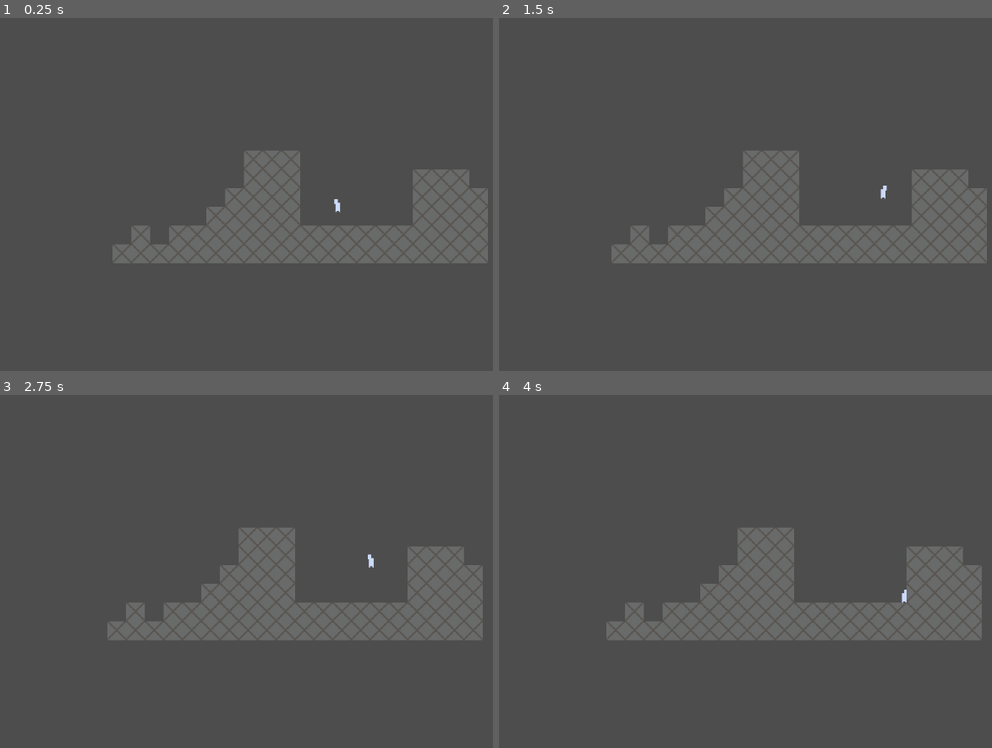
Above: before the commit, frames 1-4 (two rows, left to right).
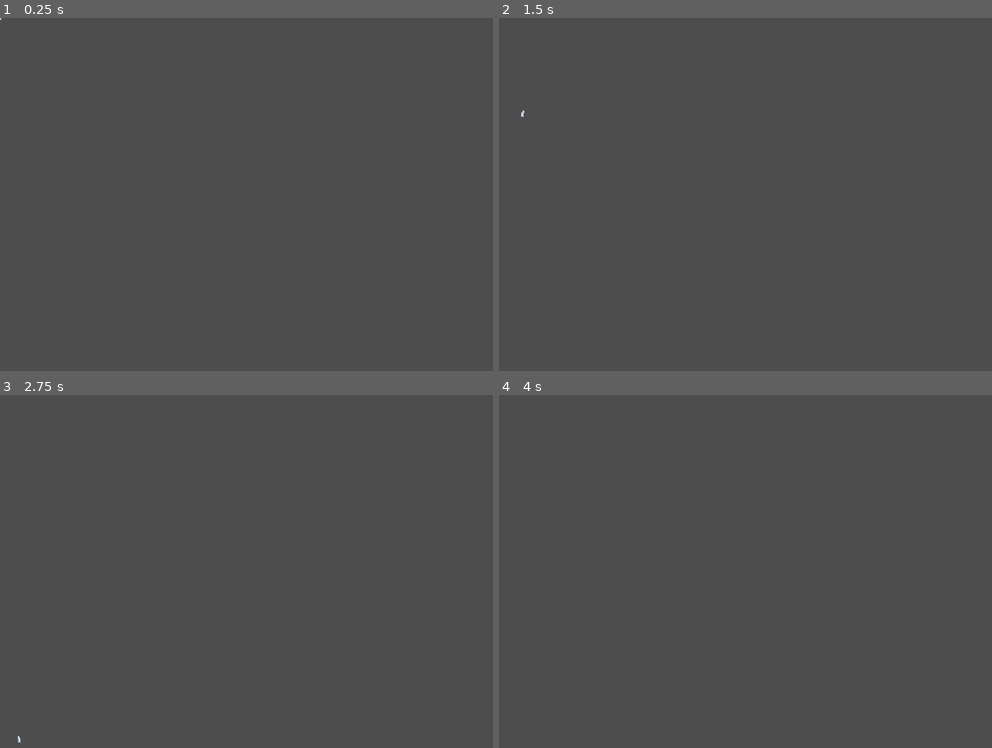
Above: after the commit, the same moments.

Repository: asdwhalo/1-gunprojesi
Game: Godot game, scene res://state_machine/demo.tscn
The game is run twice, just before and just after one commit, with the same random seed, the same clock (stepped at 60 frames per second) and the same inputs. Before the commit the project starts from res://gün1/basic2dsidescroltemplate/game.tscn.
Inputs:
- Up to frame 1 (0.25 s): no input
- Up to frame 2 (1.5 s): tap Enter at 0.5 s; hold Space (accept) 0.53-1.28 s; hold D (right) from 0.53 s (still down); tap W (up) at 0.77, 0.8, 1.07, 1.35 s
- Up to frame 3 (2.75 s): tap W (up) at 1.52, 1.82, 2.3 s; tap Space (accept) at 1.55 s; release D (right) at 2.03 s; hold A (left) from 2.03 s (still down); hold Space (accept) from 2.03 s (still down)
- Up to frame 4 (4 s): release A (left) at 2.78 s; release Space (accept) at 2.78 s; hold D (right) from 2.78 s (still down); tap Space (accept) at 2.85 s; tap W (up) at 3.02, 3.32, 3.6, 3.77 s

The runs differ from the first frame. In frame 1, 9.0% of the frame differs, in the area x 0-99%, y 0-70%; in frame 2, 9.0%; in frame 3, 9.1%, in the area x 3-98%, y 37-99%; in frame 4, 9.1%.

Commit message:
added basic state machine base but its not tested lol

Diff:
--- /dev/null
+++ b/basic2dtopdowntemplate/dashableplayer.tscn
@@ -0,0 +1,22 @@
+[gd_scene load_steps=4 format=3 uid="uid://dhmxb33kiq3a8"]
+
+[ext_resource type="Script" uid="uid://djo4k2pm26pf" path="res://basic2dtopdowntemplate/player.gd" id="1_xatcx"]
+[ext_resource type="Texture2D" uid="uid://b70eme742nxlm" path="res://sidescrol/basic2dsidescroltemplate/placeholdercharacter.png" id="2_sjvps"]
+
+[sub_resource type="CircleShape2D" id="CircleShape2D_dt0j6"]
+radius = 2.236068
+
+[node name="player" type="CharacterBody2D"]
+script = ExtResource("1_xatcx")
+
+[node name="CollisionShape2D" type="CollisionShape2D" parent="."]
+shape = SubResource("CircleShape2D_dt0j6")
+
+[node name="Placeholdercharacter" type="Sprite2D" parent="."]
+position = Vector2(0, -5)
+texture = ExtResource("2_sjvps")
+
+[node name="AnimationPlayer" type="AnimationPlayer" parent="."]
+
+[node name="dash_tagret" type="RayCast2D" parent="."]
+hit_from_inside = true
--- /dev/null
+++ b/basic2dtopdowntemplate/game.tscn
@@ -0,0 +1,18 @@
+[gd_scene load_steps=3 format=3 uid="uid://ckbugcmp65brl"]
+
+[ext_resource type="PackedScene" uid="uid://dhmxb33kiq3a8" path="res://basic2dtopdowntemplate/dashableplayer.tscn" id="1_ne6ho"]
+
+[sub_resource type="RectangleShape2D" id="RectangleShape2D_ne6ho"]
+
+[node name="game" type="Node2D"]
+
+[node name="player" parent="." instance=ExtResource("1_ne6ho")]
+
+[node name="Camera2D" type="Camera2D" parent="."]
+zoom = Vector2(4, 4)
+
+[node name="StaticBody2D" type="StaticBody2D" parent="."]
+position = Vector2(-45, 0)
+
+[node name="CollisionShape2D" type="CollisionShape2D" parent="StaticBody2D"]
+shape = SubResource("RectangleShape2D_ne6ho")
--- /dev/null
+++ b/basic2dtopdowntemplate/player.gd
@@ -0,0 +1,33 @@
+extends CharacterBody2D
+
+
+
+@onready var dash_tagret: RayCast2D = $dash_tagret
+# TODO add pikup system
+
+
+var speed:float = 10.0
+var can_dash:bool = false
+var dash_time:float = 0.0
+var time_to_dash:float = 0.0
+var on_dash:bool = false
+
+var dir : Vector2 = Vector2.ZERO
+#signal dash_ended
+
+
+var tagret_position
+func dash(_delta):
+	can_dash = time_to_dash <= dash_time
+	dash_tagret.target_position = dir * speed
+
+	global_position += tagret_position
+
+
+func _physics_process(delta: float) -> void:
+	dir = Input.get_vector("left","right","up","down")
+	tagret_position =  dash_tagret.get_collision_point() if dash_tagret.is_colliding() else dash_tagret.target_position
+	velocity = dir * speed
+	if Input.is_action_just_pressed("accept"):
+		dash(delta)
+	move_and_slide()
--- a/project.godot
+++ b/project.godot
@@ -11,7 +11,7 @@
 [application]
 
 config/name="1gunprojesi"
-run/main_scene="uid://dpsrlvw4j0tec"
+run/main_scene="uid://d1yavaupvipfc"
 config/features=PackedStringArray("4.5", "Forward Plus")
 config/icon="res://icon.svg"
 
--- a/gün1/basic2dsidescroltemplate/game.tscn
+++ b/sidescrol/basic2dsidescroltemplate/game.tscn
@@ -1,7 +1,7 @@
 [gd_scene load_steps=4 format=3 uid="uid://dpsrlvw4j0tec"]
 
-[ext_resource type="PackedScene" uid="uid://cjivwp6lsa31e" path="res://gün1/basic2dsidescroltemplate/player.tscn" id="1_wd7tq"]
-[ext_resource type="TileSet" uid="uid://dunt48raspbqa" path="res://gün1/basic2dsidescroltemplate/placeholderset.tres" id="2_xcb13"]
+[ext_resource type="PackedScene" uid="uid://cjivwp6lsa31e" path="res://sidescrol/basic2dsidescroltemplate/player.tscn" id="1_wd7tq"]
+[ext_resource type="TileSet" uid="uid://dunt48raspbqa" path="res://sidescrol/basic2dsidescroltemplate/placeholderset.tres" id="2_xcb13"]
 
 [sub_resource type="WorldBoundaryShape2D" id="WorldBoundaryShape2D_80nbo"]
 
--- a/gün1/basic2dsidescroltemplate/main.tscn
+++ b/sidescrol/basic2dsidescroltemplate/main.tscn
@@ -1,6 +1,6 @@
 [gd_scene load_steps=2 format=3 uid="uid://jxjy63e7nfq0"]
 
-[ext_resource type="PackedScene" uid="uid://dpsrlvw4j0tec" path="res://gün1/basic2dsidescroltemplate/game.tscn" id="1_ig7tw"]
+[ext_resource type="PackedScene" uid="uid://dpsrlvw4j0tec" path="res://sidescrol/basic2dsidescroltemplate/game.tscn" id="1_ig7tw"]
 
 [node name="main" type="Node2D"]
 
--- a/gün1/basic2dsidescroltemplate/placeholderset.tres
+++ b/sidescrol/basic2dsidescroltemplate/placeholderset.tres
@@ -1,6 +1,6 @@
 [gd_resource type="TileSet" load_steps=3 format=3 uid="uid://dunt48raspbqa"]
 
-[ext_resource type="Texture2D" uid="uid://qcg6gmh7g76y" path="res://gün1/basic2dsidescroltemplate/placeholder.png" id="1_hn51a"]
+[ext_resource type="Texture2D" uid="uid://qcg6gmh7g76y" path="res://sidescrol/basic2dsidescroltemplate/placeholder.png" id="1_hn51a"]
 
 [sub_resource type="TileSetAtlasSource" id="TileSetAtlasSource_s30n3"]
 texture = ExtResource("1_hn51a")
--- a/gün1/basic2dsidescroltemplate/player.tscn
+++ b/sidescrol/basic2dsidescroltemplate/player.tscn
@@ -1,7 +1,7 @@
 [gd_scene load_steps=4 format=3 uid="uid://cjivwp6lsa31e"]
 
-[ext_resource type="Texture2D" uid="uid://b70eme742nxlm" path="res://gün1/basic2dsidescroltemplate/placeholdercharacter.png" id="1_4flbx"]
-[ext_resource type="Script" uid="uid://0op860jku7o0" path="res://gün1/basic2dsidescroltemplate/player.gd" id="1_onrkg"]
+[ext_resource type="Texture2D" uid="uid://b70eme742nxlm" path="res://sidescrol/basic2dsidescroltemplate/placeholdercharacter.png" id="1_4flbx"]
+[ext_resource type="Script" uid="uid://0op860jku7o0" path="res://sidescrol/basic2dsidescroltemplate/player.gd" id="1_onrkg"]
 
 [sub_resource type="RectangleShape2D" id="RectangleShape2D_4flbx"]
 size = Vector2(4, 10)
--- /dev/null
+++ b/state_class.gd
@@ -0,0 +1,8 @@
+extends Node
+class_name state
+var parent:StateMachine = get_parent()
+@export var player:CharacterBody2D
+func enter():
+	process_mode = ProcessMode.PROCESS_MODE_INHERIT
+func exit():
+	process_mode = ProcessMode.PROCESS_MODE_DISABLED
--- /dev/null
+++ b/state_machine/demo.tscn
@@ -0,0 +1,7 @@
+[gd_scene load_steps=2 format=3 uid="uid://d1yavaupvipfc"]
+
+[ext_resource type="PackedScene" uid="uid://cs6n8ckl0ir64" path="res://state_machine/player.tscn" id="1_pi78e"]
+
+[node name="demo" type="Node2D"]
+
+[node name="player" parent="." instance=ExtResource("1_pi78e")]
--- /dev/null
+++ b/state_machine/fall_state.gd
@@ -0,0 +1,6 @@
+extends state
+
+func _process(delta: float) -> void:
+	player.velocity.y += delta *10
+	if player.is_on_floor():
+		parent.change_state(parent.ground_state)
--- /dev/null
+++ b/state_machine/ground_state.gd
@@ -0,0 +1,4 @@
+extends state
+
+func _process(delta: float) -> void:
+	pass
--- /dev/null
+++ b/state_machine/jump_state.gd
@@ -0,0 +1 @@
+extends Node
--- /dev/null
+++ b/state_machine/player.gd
@@ -0,0 +1,46 @@
+extends CharacterBody2D
+
+
+@export var speed:float = 2500
+@export var jump_vel:float = 100.0
+@export var max_vel:float = 100
+@export var jump_amount:float = 10
+var max_air_time := 10.0
+var accel_time := 1.0
+var max_accel := 3000
+var normal_speed := 1000
+var accel_timer := 0.0
+var jump_timer:float = 0.0
+var direction:float
+@onready var spr: Sprite2D = $Sprite2D
+
+
+func jump(jump_velocity:float,delta:float = 1.0)->void:
+	velocity.y -= jump_velocity * delta
+
+
+func _physics_process(delta: float) -> void:
+	# tenaryler <true değeri> if <şart> else <false değeri>
+	direction = Input.get_axis("left","right")
+	velocity.x = direction *speed * delta
+	if Input.is_action_just_pressed("right"):
+		spr.flip_h = true
+	elif Input.is_action_just_pressed("left"):
+		spr.flip_h = false
+
+	if not is_on_floor():
+		velocity.y += 100 * delta
+		jump_timer += delta +0.93
+	else:
+		jump_timer = 0.0
+	if Input.is_action_pressed("accept"):
+		if is_on_floor() or not jump_timer >= max_air_time :
+			jump(jump_amount)
+		elif is_on_wall():
+			jump(jump_amount)
+
+		else:
+			velocity.y += 100 * delta
+	if Input.is_action_just_released("accept") or velocity.y <= -max_vel:
+		velocity.y += 100 * delta
+	move_and_slide()
--- /dev/null
+++ b/state_machine/player.tscn
@@ -0,0 +1,36 @@
+[gd_scene load_steps=8 format=3 uid="uid://cs6n8ckl0ir64"]
+
+[ext_resource type="Script" uid="uid://cqu5ijm77pumh" path="res://state_machine/player.gd" id="1_0x155"]
+[ext_resource type="Texture2D" uid="uid://b70eme742nxlm" path="res://sidescrol/basic2dsidescroltemplate/placeholdercharacter.png" id="2_v7ppb"]
+[ext_resource type="Script" uid="uid://bwvcvht6vmqo6" path="res://state_machine/state_machine.gd" id="3_v7ppb"]
+[ext_resource type="Script" uid="uid://d1tf7mgke1yn6" path="res://state_machine/fall_state.gd" id="4_fyt5u"]
+[ext_resource type="Script" uid="uid://ptewej57huos" path="res://state_machine/ground_state.gd" id="5_l0fm7"]
+[ext_resource type="Script" uid="uid://drxkxr3fgvwdi" path="res://state_machine/jump_state.gd" id="6_aopk1"]
+
+[sub_resource type="RectangleShape2D" id="RectangleShape2D_fyt5u"]
+size = Vector2(4, 10)
+
+[node name="player" type="CharacterBody2D"]
+script = ExtResource("1_0x155")
+
+[node name="CollisionShape2D" type="CollisionShape2D" parent="."]
+position = Vector2(0, -5)
+shape = SubResource("RectangleShape2D_fyt5u")
+
+[node name="Sprite2D" type="Sprite2D" parent="."]
+position = Vector2(0, -6)
+texture = ExtResource("2_v7ppb")
+
+[node name="stateMachine" type="Node" parent="." node_paths=PackedStringArray("ground_state")]
+script = ExtResource("3_v7ppb")
+ground_state = NodePath("groundState")
+
+[node name="fallState" type="Node" parent="stateMachine" node_paths=PackedStringArray("player")]
+script = ExtResource("4_fyt5u")
+player = NodePath("../..")
+
+[node name="groundState" type="Node" parent="stateMachine"]
+script = ExtResource("5_l0fm7")
+
+[node name="jumpState" type="Node" parent="stateMachine"]
+script = ExtResource("6_aopk1")
--- /dev/null
+++ b/state_machine/state_machine.gd
@@ -0,0 +1,15 @@
+extends Node
+class_name StateMachine
+
+var current_state : state = null
+var player:CharacterBody2D = get_parent()
+@export var ground_state :state
+
+
+
+func change_state(new_state:state)->void:
+	var old_state = current_state
+	current_state = new_state
+	print(str(current_state.name))
+	old_state.exit()
+	current_state.enter()
Not shown, added: basic2dtopdowntemplate/player.gd.uid
Renamed: gün1/basic2dsidescroltemplate/placeholder.png -> sidescrol/basic2dsidescroltemplate/placeholder.png
Not shown, changed: sidescrol/basic2dsidescroltemplate/placeholder.png.import
Renamed: gün1/basic2dsidescroltemplate/placeholdercharacter.png -> sidescrol/basic2dsidescroltemplate/placeholdercharacter.png
Not shown, changed: sidescrol/basic2dsidescroltemplate/placeholdercharacter.png.import
Renamed: gün1/basic2dsidescroltemplate/player.gd -> sidescrol/basic2dsidescroltemplate/player.gd
Renamed: gün1/basic2dsidescroltemplate/player.gd.uid -> sidescrol/basic2dsidescroltemplate/player.gd.uid
Renamed: gün1/damage_system/entity.gd -> sidescrol/damage_system/entity.gd
Renamed: gün1/damage_system/entity.gd.uid -> sidescrol/damage_system/entity.gd.uid
Renamed: gün1/damage_system/hitbox.gd -> sidescrol/damage_system/hitbox.gd
Renamed: gün1/damage_system/hitbox.gd.uid -> sidescrol/damage_system/hitbox.gd.uid
Renamed: gün1/damage_system/hurt_box.gd -> sidescrol/damage_system/hurt_box.gd
(and 7 more such lines)
